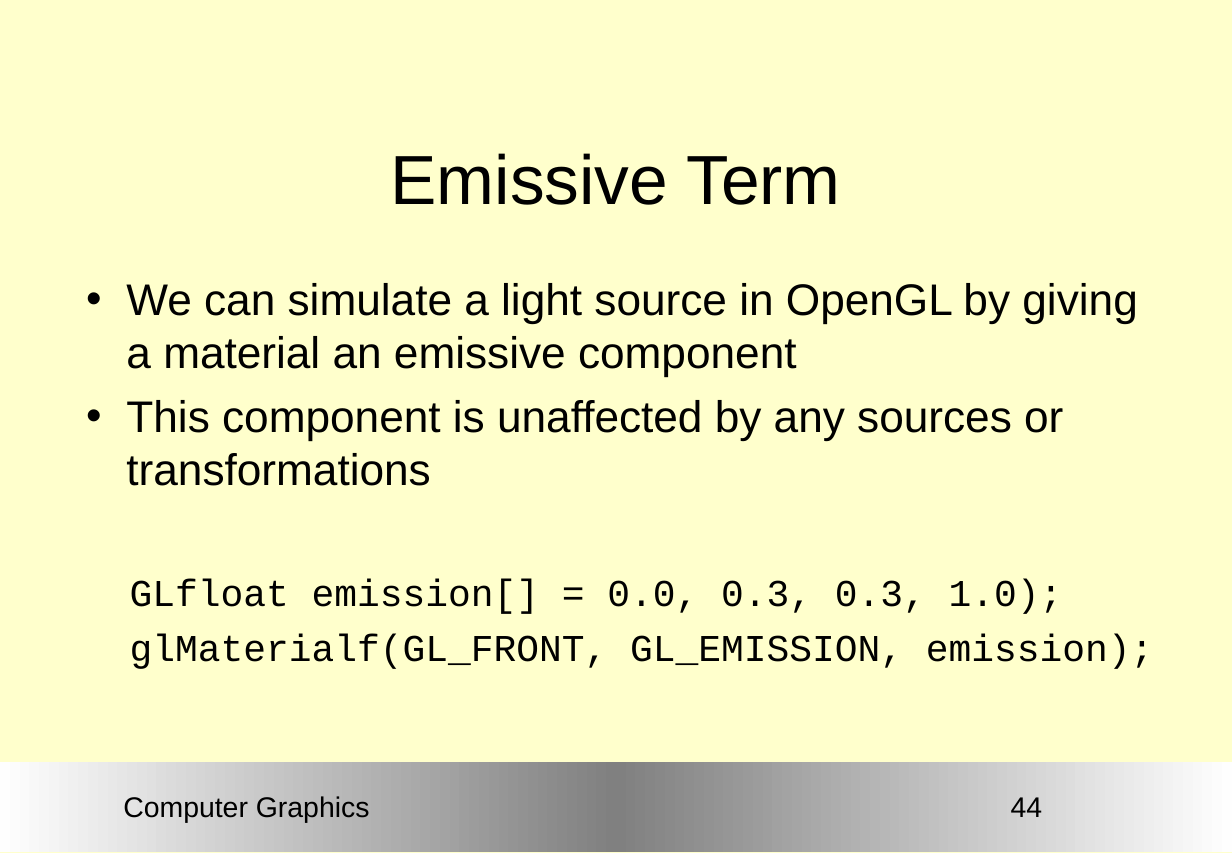
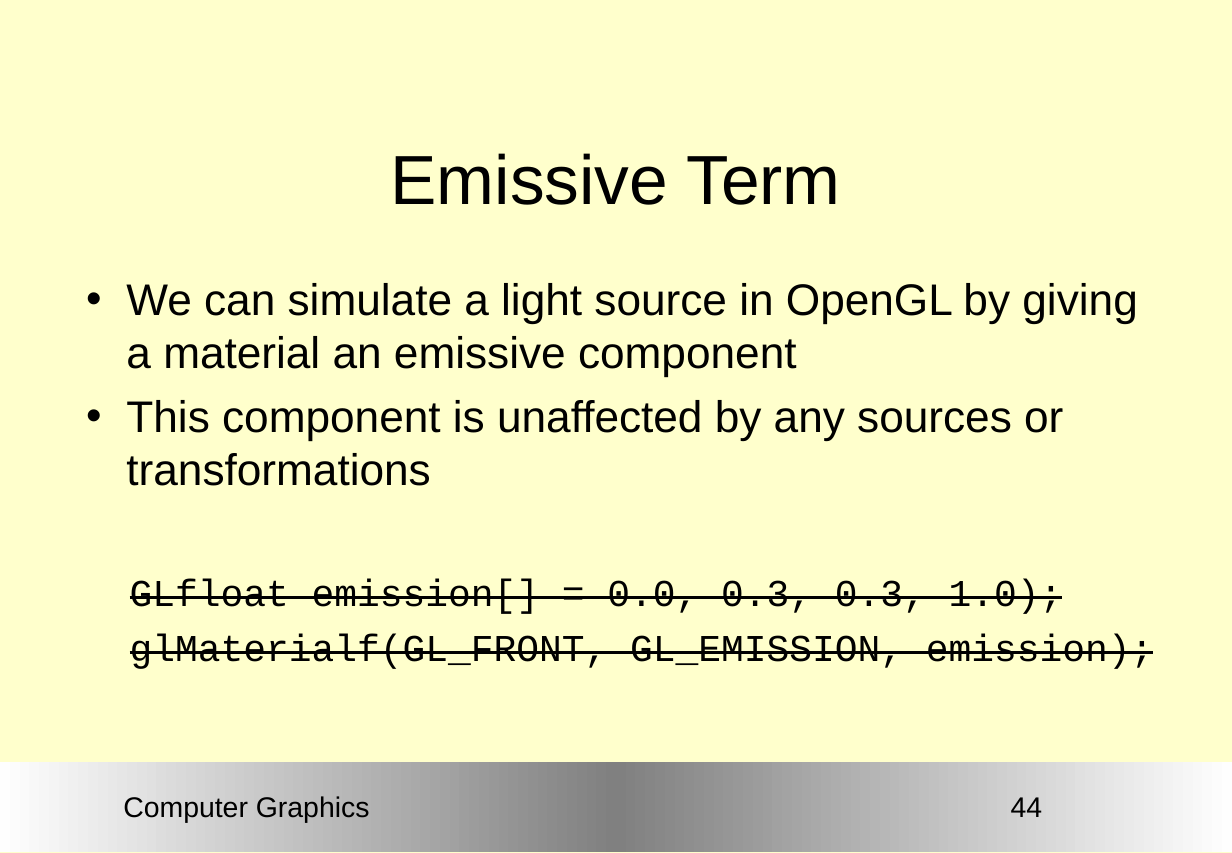
Before and after one commit to Nico420/cours-newcastle, a slide deck: slide 44 of Graphics/ComputerGraphics13.ppt. Drawn at 1232x853 pixels with LibreOffice and Linux fonts; fonts in the diff are those of the drawing; background and template pictures are left out. Boxes give left, top, right and bottom in pixels: in the first picture for what was removed or moved away, otherwise in the second. Text is boxed around its words. In the diff, an @@ line names an element or a change of style, - is before the commit and + after.

```diff
--- a/Graphics/ComputerGraphics13.ppt
+++ b/Graphics/ComputerGraphics13.ppt
@@ text at box(130, 579, 1153, 669): strikethrough on in "GLfloat emission[] = 0.0, 0.3, 0.3, 1.0);", "glMaterialf(GL_FRONT, GL_EMISSION, emission);" @@
```
Also in this commit, not shown: 30 other slides changed, 29 other files.
